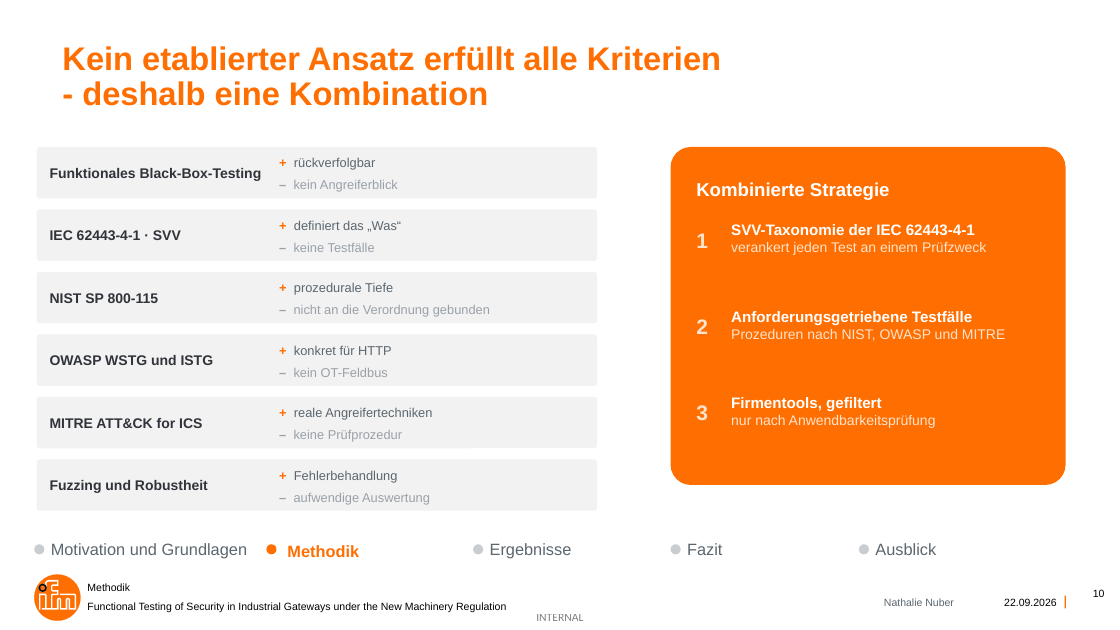
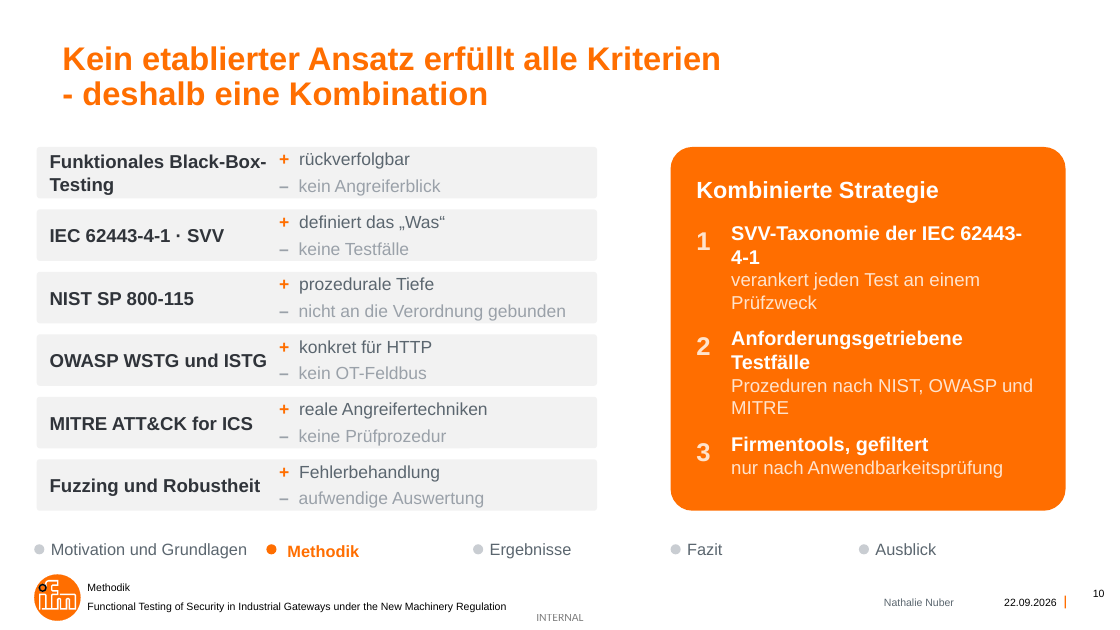
Before and after one commit to nathalienr/Bachelorarbeit, a slide deck: slide 10 of Functional Testing of Security in Industrial Gateways under the New Machinery Regulation.pptx. Drawn at 1120x630 pixels with LibreOffice and Linux fonts; fonts in the diff are those of the drawing; background and template pictures are left out. Boxes give left, top, right and bottom in pixels: in the first picture for what was removed or moved away, otherwise in the second. Text is boxed around its words. In the diff, an @@ line names an element or a change of style, - is before the commit and + after.

```diff
--- a/Functional Testing of Security in Industrial Gateways under the New Machinery Regulation.pptx
+++ b/Functional Testing of Security in Industrial Gateways under the New Machinery Regulation.pptx
@@ rounded rectangle: place and size @@
-rounded rectangle at (670,147,1065,485)
+rounded rectangle at (670,147,1065,511)
@@ text "Kombinierte Strategie" at (696,181,939,203): size 16 to 20 pt @@
@@ text "SVV-Taxonomie der IEC 62443-4-1 verankert ..." at (731,225,1022,264): size 13 to 17 pt in "SVV-Taxonomie der IEC 62443-4-1"; size 12 to 16 pt in "verankert jeden Test an einem Prüfzweck" @@
@@ text "Anforderungsgetriebene Testfälle Prozeduren nach NIST, ...": place and size @@
-text "Anforderungsgetriebene Testfälle Prozeduren nach NIST, ..." at (731,311,1005,341)
+text "Anforderungsgetriebene Testfälle Prozeduren nach NIST, ..." at (731,330,1033,414)
@@ text "Anforderungsgetriebene Testfälle Prozeduren nach NIST, ..." at (731,330,1033,414): size 13 to 17 pt in "Anforderungsgetriebene Testfälle"; size 12 to 16 pt in "Prozeduren nach NIST, OWASP und MITRE" @@
@@ size 11 to 15 pt in 12 elements at (299,179,441,196), (299,429,446,446), (299,491,484,508), (299,242,409,255), (299,304,566,321), (299,366,427,379), (299,215,445,230), (299,277,434,294), (299,402,488,419), (299,465,440,482), (299,152,410,169), (299,340,433,353) @@
@@ text "2": place and size @@
-text "2" at (696,319,708,334)
+text "2" at (696,337,710,355)
@@ size 18 to 22 pt in 3 elements at (696,232,710,250), (696,337,710,355), (696,443,710,462) @@
@@ text "3": place and size @@
-text "3" at (696,405,708,421)
+text "3" at (696,443,710,462)
@@ text "Firmentools, gefiltert nur nach Anwendbarkeitsprüfung": place and size @@
-text "Firmentools, gefiltert nur nach Anwendbarkeitsprüfung" at (731,397,936,428)
+text "Firmentools, gefiltert nur nach Anwendbarkeitsprüfung" at (731,436,1004,478)
@@ text "Firmentools, gefiltert nur nach Anwendbarkeitsprüfung" at (731,436,1004,478): size 13 to 17 pt in "Firmentools, gefiltert"; size 12 to 16 pt in "nur nach Anwendbarkeitsprüfung" @@
@@ size 12 to 16 pt in 6 elements at (50,154,266,195), (50,229,224,242), (50,292,194,305), (50,353,267,367), (50,416,253,430), (50,478,260,496) @@
```
Also in this commit, not shown: 2 other slides changed, 1 other file.
